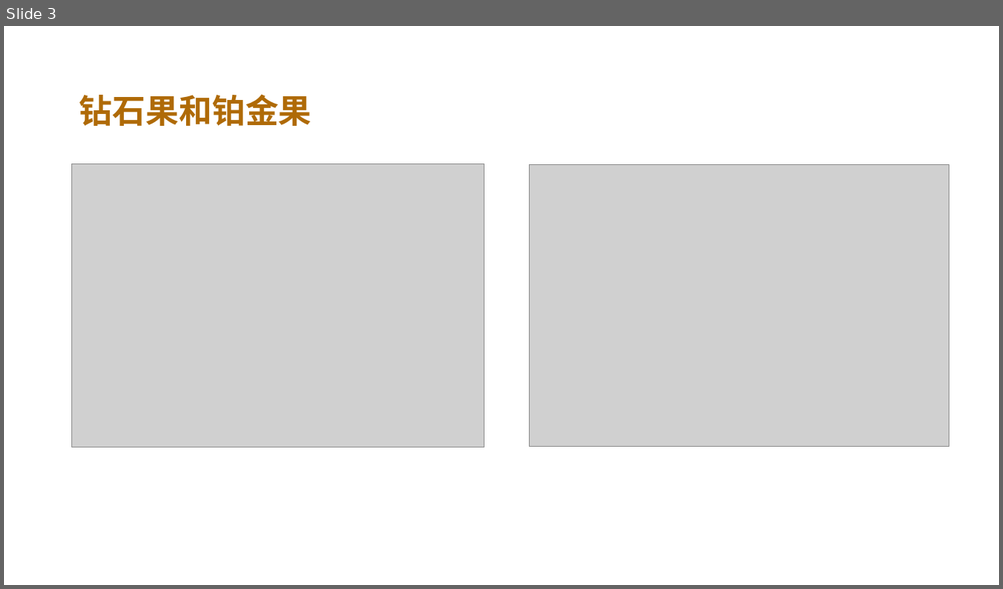
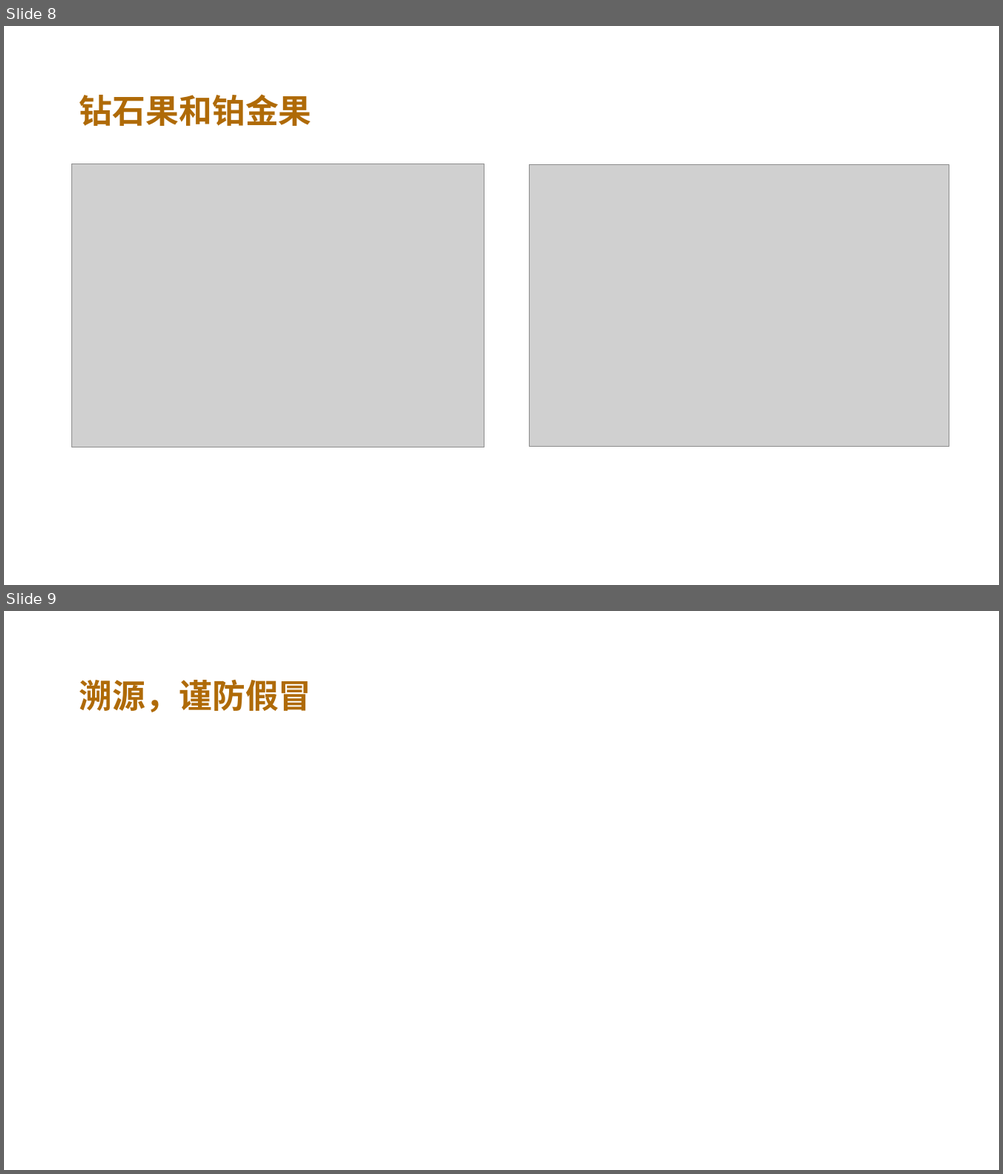
Before and after one commit to FredJiangFei/freetalk, a slide deck: 17.5/橙子.pptx. Shown one above the other, each under a label of ours: slide 3 before the commit, slides 8 and 9 after it. The pictures are 1003x589 and 1003x1174 pixels, drawn with LibreOffice and Linux fonts; fonts in the diff are those of the drawing; grey boxes stand for pictures; background and template pictures are left out. Boxes give left, top, right and bottom in pixels: in the first picture for what was removed or moved away, otherwise in the second. Text is boxed around its words. In the diff, an @@ line names an element or a change of style, - is before the commit and + after.

```diff
--- a/17.5/橙子.pptx
+++ b/17.5/橙子.pptx
@@ slide 9 added at [4, 611, 999, 1170], background picture (left out); not listed: 1 template element that a slide beside it also shows @@
@@ text added at [79, 680, 312, 712], 32 pt, text #AF6A07, bold @@
+溯源，谨防假冒
@@ what was slide 3 is now slide 8 @@
```
Also in this commit, not shown: 1 slide changed, 8 other slides added.
